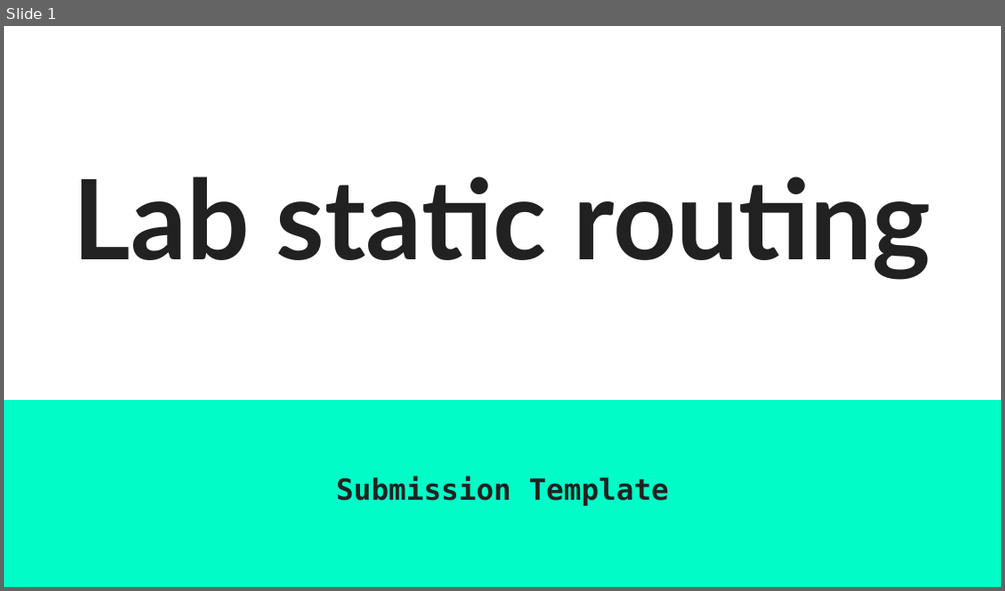
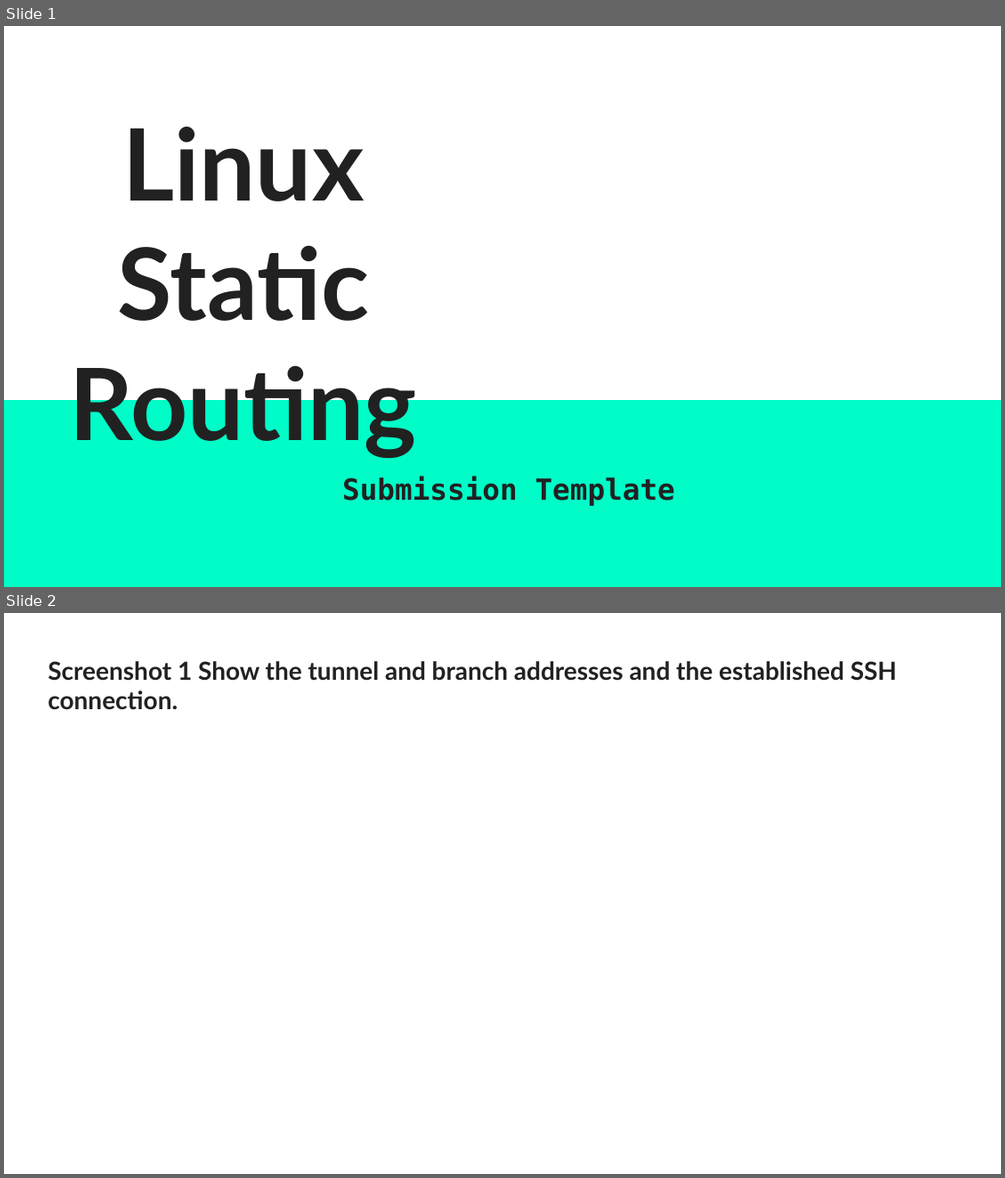
Before and after one commit to WikiSteve/networking-labs, a slide deck: labs/050-linux-static-routing/assets/Static routing SUBMISSION TEMPLATE.pptx. Shown one above the other, each under a label of ours: slide 1 before the commit, slides 1 and 2 after it. The pictures are 1005x591 and 1005x1178 pixels, drawn with LibreOffice and Linux fonts; fonts in the diff are those of the drawing. Boxes give left, top, right and bottom in pixels: in the first picture for what was removed or moved away, otherwise in the second. Text is boxed around its words. In the diff, an @@ line names an element or a change of style, - is before the commit and + after.

Commit message:
labs: align submission evidence and repair course navigation

```diff
--- a/labs/050-linux-static-routing/assets/Static routing SUBMISSION TEMPLATE.pptx
+++ b/labs/050-linux-static-routing/assets/Static routing SUBMISSION TEMPLATE.pptx
@@ slide 2 added at [4,613,1001,1174], background #FFFFFF @@
@@ title added at [48,661,897,710], 18 pt, text #212121, bold @@
+Screenshot 1 Show the tunnel and branch addresses and the established SSH connection.
@@ slide 1 changed as well @@
@@ title at [70,127,417,458]: text changed; size 80 to 72 pt @@
-Lab static routing
+Linux Static Routing
@@ subtitle "Submission Template" at [342,475,675,506]: indent changed @@
```
Also in this commit, not shown: 2 other slides changed, 1 slide removed, 24 other files.
